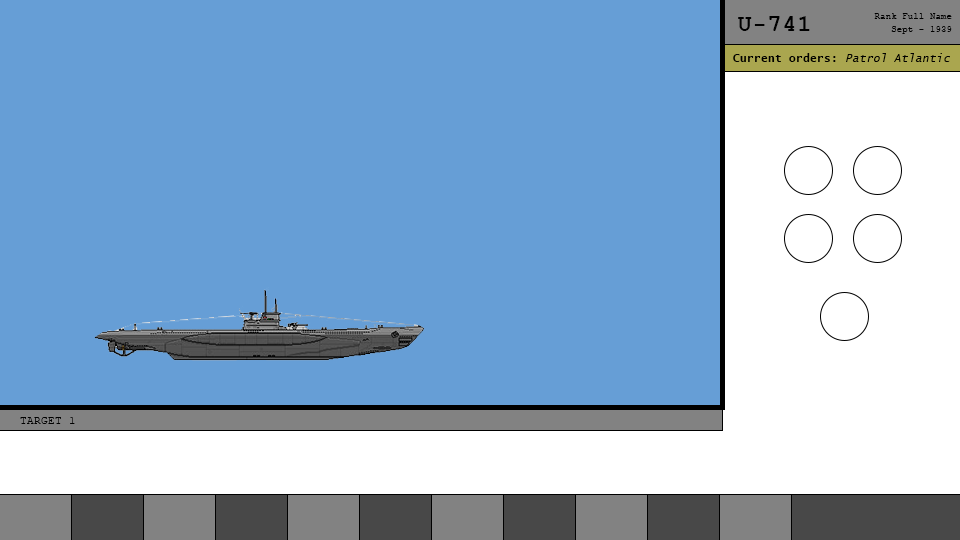
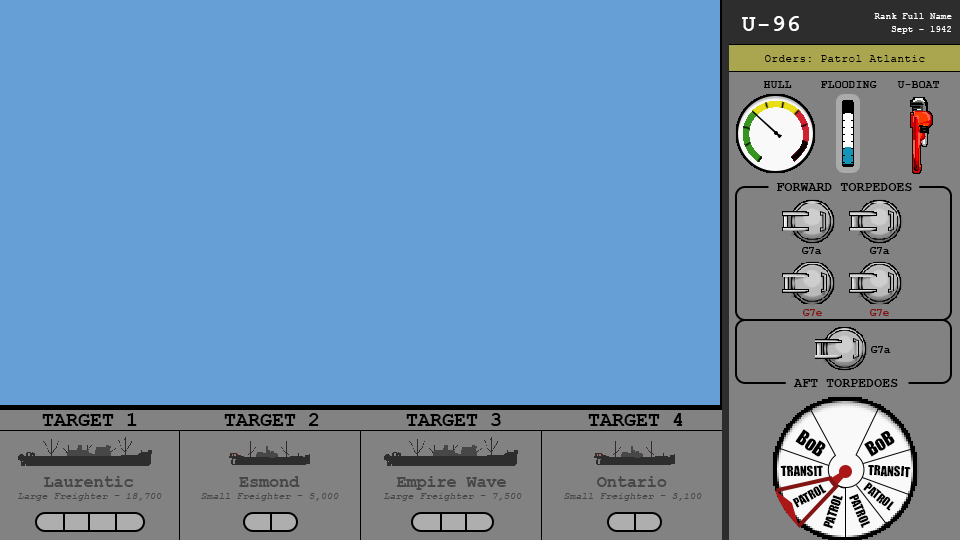
The second 960×540 image is a revision of the first. Changes to its layers:
added layer "Rectangle 14" above "Shape 12 copy" over box(722, 0, 729, 540)
added layer "Rectangle 12 copy" above "AFT TORPEDOES" over box(735, 319, 952, 384)
added layer "Rectangle 12" above "FORWARD TORPEDOES" over box(735, 186, 952, 321)
removed layer "Uboat_VIIC" over box(94, 287, 425, 361)
hid group "Map" (8 layers) over box(0, 494, 960, 540)
added group "Patrol Gauge" with 20 layers above "Damage Gauge" over box(772, 97, 933, 540)
added layer "Ellipse 4" in group "Patrol Gauge" over box(810, 408, 879, 488)
added layer "Layer 5 copy" in group "Patrol Gauge" over box(772, 395, 920, 540)
added layer "Ellipse 2 copy" in group "Patrol Gauge" over box(773, 397, 917, 540)
added group "Damage Gauge" with 10 layers above "Torps" over box(735, 93, 817, 175)
added layer "Layer 6" in group "Damage Gauge" over box(743, 101, 809, 162)
added layer "Layer 5" in group "Damage Gauge" over box(735, 93, 817, 175)
added layer "Ellipse 2" in group "Damage Gauge" over box(736, 94, 815, 173)
painted on "Ellipse 1", masked it over box(784, 146, 834, 243)
painted on "Rectangle 5" over box(722, 0, 960, 44)
added group "Bottom UI" with 13 layers above "Rectangle 4" over box(18, 437, 702, 532)
added layer "Laurentic Large Freighter - 18,700" in group "Bottom UI" over box(18, 476, 162, 501)
added layer "Layer 8 copy" in group "Bottom UI" over box(384, 437, 518, 466)
added layer "Layer 8" in group "Bottom UI" over box(18, 437, 152, 466)
added layer "Rectangle 9" above "Rectangle 11 copy" over box(722, 37, 960, 540)
added layer "Rectangle 11 copy" above "Rectangle 10 copy" over box(360, 420, 542, 540)
added layer "Rectangle 10 copy" above "Rectangle 11" over box(360, 421, 723, 540)
added layer "Rectangle 11" above "Rectangle 10" over box(0, 420, 180, 540)
added layer "Rectangle 10" over box(0, 421, 361, 540)
…and 67 more changes (58 added, 5 painted, 4 removed, 3 renamed)
